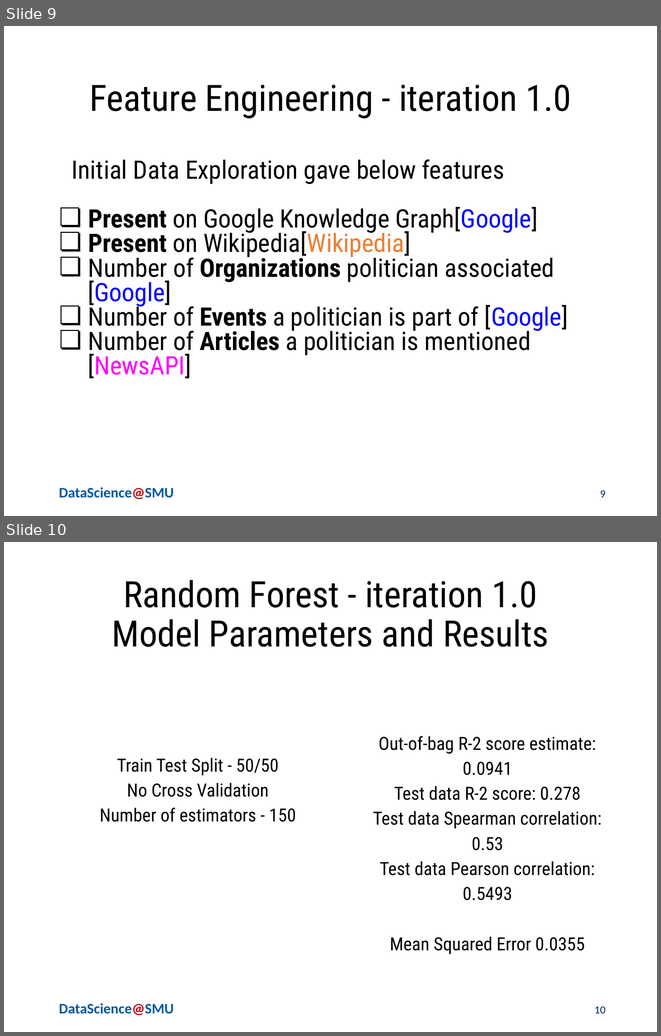
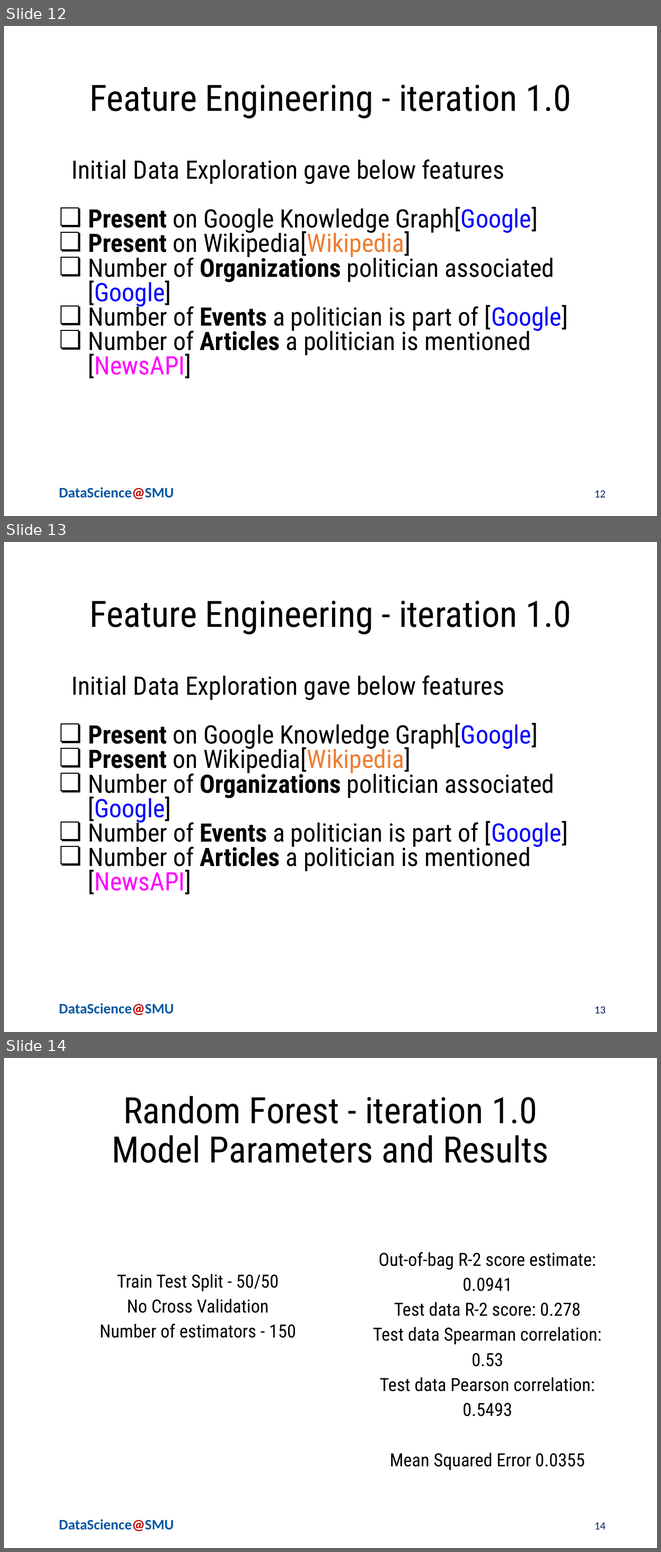
Before and after one commit to ChiruGit/Capstone, a slide deck: PoliticalProfiling-NLP+FeatureEngg-MSDSSMU-Fall2018.pptx. Shown one above the other, each under a label of ours: slides 9 and 10 before the commit, slides 12, 13 and 14 after it. The pictures are 661x1036 and 661x1552 pixels, drawn with LibreOffice and Linux fonts; fonts in the diff are those of the drawing; background and template pictures are left out. Boxes give left, top, right and bottom in pixels: in the first picture for what was removed or moved away, otherwise in the second. Text is boxed around its words. In the diff, an @@ line names an element or a change of style, - is before the commit and + after.

```diff
--- a/PoliticalProfiling-NLP+FeatureEngg-MSDSSMU-Fall2018.pptx
+++ b/PoliticalProfiling-NLP+FeatureEngg-MSDSSMU-Fall2018.pptx
@@ slide 13 added at (x1=4, y1=542, x2=657, y2=1032), background #FFFFFF; not listed: 1 template element that a slide beside it also shows @@
@@ title added at (x1=90, y1=600, x2=571, y2=635), 40 pt, text #000000 @@
+Feature Engineering - iteration 1.0
@@ text added at (x1=72, y1=675, x2=568, y2=894), 28 pt, text #000000 @@
+Initial Data Exploration gave below features
+❏ Present on Google Knowledge Graph[Google]
+❏ Present on Wikipedia[Wikipedia]
+❏ Number of Organizations politician associated [Google]
+❏ Number of Events a politician is part of [Google]
+❏ Number of Articles a politician is mentioned [NewsAPI]
@@ page number added at (x1=594, y1=1006, x2=606, y2=1013), 12 pt, text #002060 @@
+13
@@ what was slide 9 is now slide 12 @@
@@ page number at (x1=594, y1=490, x2=606, y2=497): text changed @@
-9
+12
@@ what was slide 10 is now slide 14 @@
@@ page number at (x1=594, y1=1522, x2=606, y2=1529): text changed @@
-10
+14
```
Also in this commit, not shown: 5 slides changed, 12 other slides added, 1 slide removed, 1 other file.
